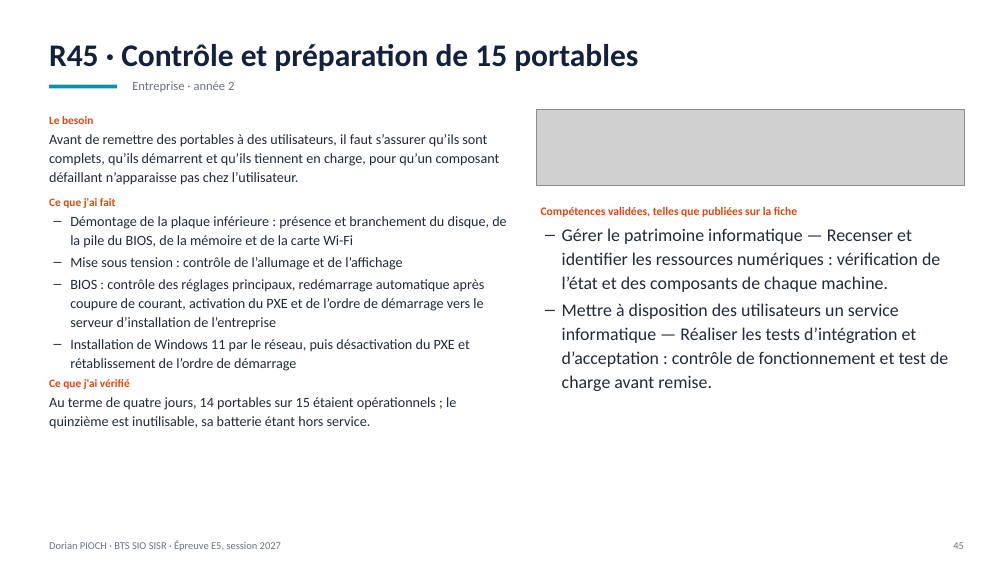
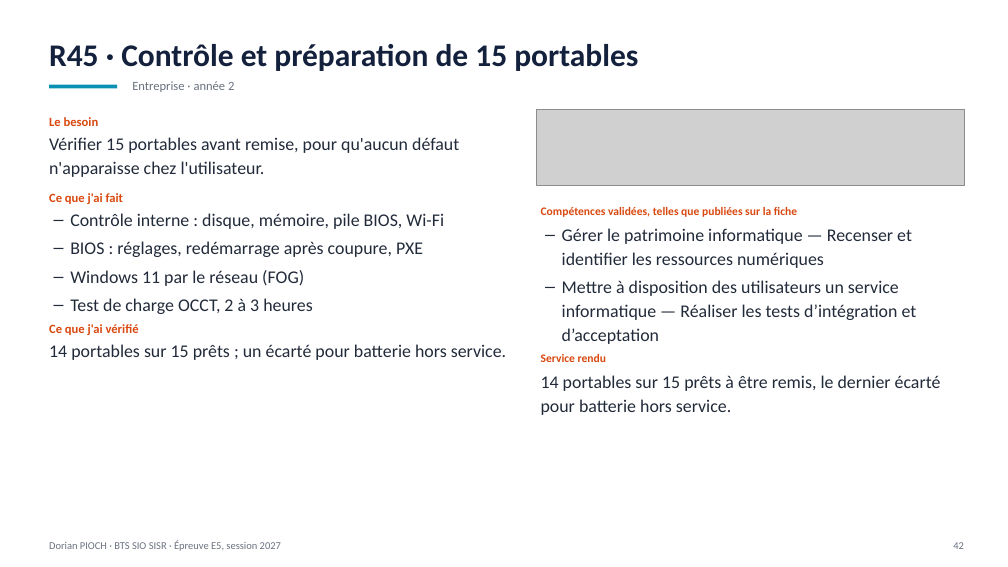
Before and after one commit to Dozyxio/dorian-pioch-e5-fichiers, a slide deck: slide 42 of Portfolio_E5_Dorian_Pioch_2027.pptx (slide 45 before the commit). Drawn at 1008x567 pixels with LibreOffice and Linux fonts; fonts in the diff are those of the drawing; grey boxes stand for pictures. Boxes give left, top, right and bottom in pixels: in the first picture for what was removed or moved away, otherwise in the second. Text is boxed around its words. In the diff, an @@ line names an element or a change of style, - is before the commit and + after.

Commit message:
E5: présentation mise à jour avec les commentaires (50 diapositives), tableau et annexe alignés

```diff
--- a/Portfolio_E5_Dorian_Pioch_2027.pptx
+++ b/Portfolio_E5_Dorian_Pioch_2027.pptx
@@ text at (x1=49, y1=117, x2=139, y2=335): size 10.8 to 12 pt in "Le besoin", "Ce que j'ai fait", "Ce que j'ai vérifié" @@
@@ text at (x1=49, y1=137, x2=459, y2=177): text changed; size 13.5 to 17 pt @@
-Avant de remettre des portables à des utilisateurs, il faut s’assurer qu’ils sont complets, qu’ils démarrent et qu’ils tiennent en charge, pour qu’un composant défaillant n’apparaisse pas chez l’utilisateur.
+Vérifier 15 portables avant remise, pour qu'aucun défaut n'apparaisse chez l'utilisateur.
@@ text at (x1=70, y1=213, x2=444, y2=314): text changed; size 13.5 to 17 pt @@
-– Démontage de la plaque inférieure : présence et branchement du disque, de la pile du BIOS, de la mémoire et de la carte Wi-Fi
-– Mise sous tension : contrôle de l’allumage et de l’affichage
-– BIOS : contrôle des réglages principaux, redémarrage automatique après coupure de courant, activation du PXE et de l’ordre de démarrage vers le serveur d’installation de l’entreprise
-– Installation de Windows 11 par le réseau, puis désactivation du PXE et rétablissement de l’ordre de démarrage
+– Contrôle interne : disque, mémoire, pile BIOS, Wi-Fi
+– BIOS : réglages, redémarrage après coupure, PXE
+– Windows 11 par le réseau (FOG)
+– Test de charge OCCT, 2 à 3 heures
@@ text at (x1=541, y1=228, x2=941, y2=415): text changed @@
-– Gérer le patrimoine informatique — Recenser et identifier les ressources numériques : vérification de l’état et des composants de chaque machine.
-– Mettre à disposition des utilisateurs un service informatique — Réaliser les tests d’intégration et d’acceptation : contrôle de fonctionnement et test de charge avant remise.
+– Gérer le patrimoine informatique — Recenser et identifier les ressources numériques
+– Mettre à disposition des utilisateurs un service informatique — Réaliser les tests d’intégration et d’acceptation
+Service rendu
+14 portables sur 15 prêts à être remis, le dernier écarté pour batterie hors service.
@@ text at (x1=49, y1=344, x2=506, y2=360): text changed; size 13.5 to 17 pt @@
-Au terme de quatre jours, 14 portables sur 15 étaient opérationnels ; le quinzième est inutilisable, sa batterie étant hors service.
+14 portables sur 15 prêts ; un écarté pour batterie hors service.
```
Also in this commit, not shown: 45 other slides changed, 3 slides removed, 3 other files.
